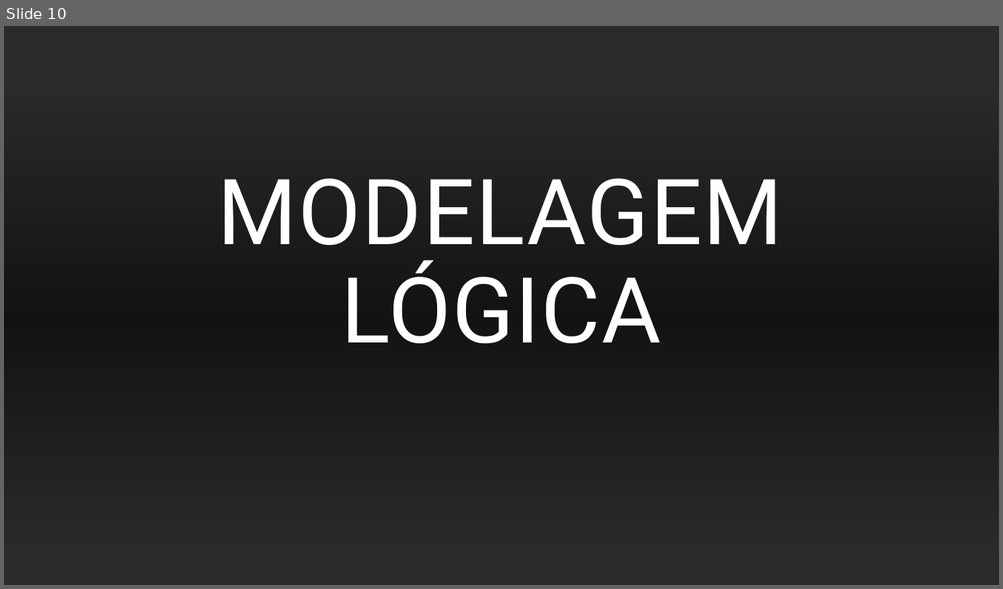
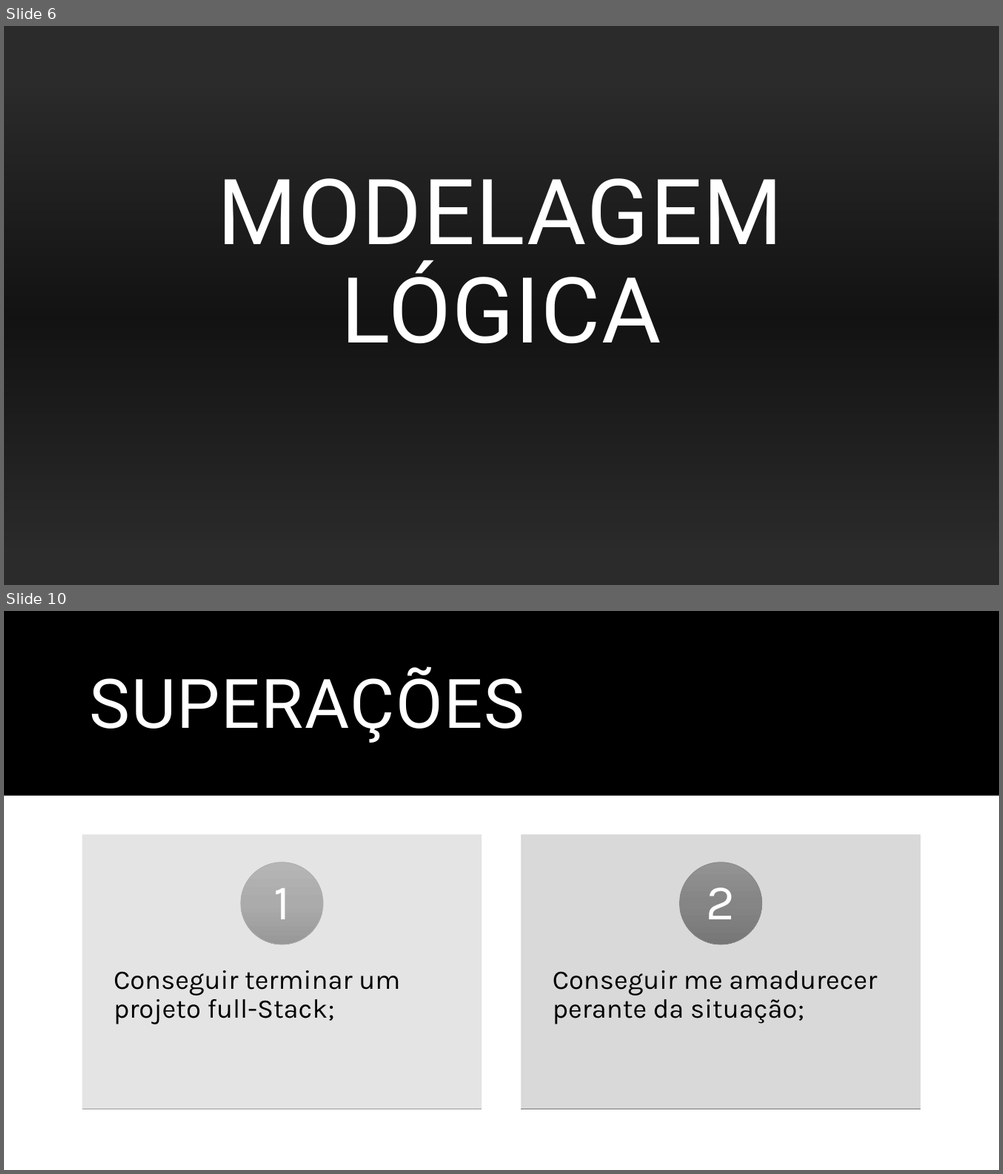
Before and after one commit to AntonioGoncalvesSousa/Projeto-Individual, a slide deck: Documentação/Documentação Proj.pptx. Shown one above the other, each under a label of ours: slide 10 before the commit, slides 6 and 10 after it; the slides between them are not shown. The pictures are 1003x589 and 1003x1174 pixels, drawn with LibreOffice and Linux fonts; fonts in the diff are those of the drawing; background and template pictures are left out; a plain dark background stands for a picture behind light text. Boxes give left, top, right and bottom in pixels: in the first picture for what was removed or moved away, otherwise in the second. Text is boxed around its words. In the diff, an @@ line names an element or a change of style, - is before the commit and + after.

Commit message:
Projeto finalizado com sucesso!

```diff
--- a/Documentação/Documentação Proj.pptx
+++ b/Documentação/Documentação Proj.pptx
@@ slide 10 added at (4,611,999,1170), background #FFFFFF @@
@@ rectangle added at (4,611,999,1170), fill #FFFFFF @@
@@ rectangle added at (4,611,999,796), fill #000000 @@
@@ title added at (90,667,524,743), 66 pt, text #FFFFFF @@
+SUPERAÇÕES
@@ group added at (82,834,920,1110): 4 rectangles, 4 texts, 2 ellipses @@
+Conseguir terminar um projeto full-Stack;
+1
+Conseguir me amadurecer perante da situação;
+2
@@ what was slide 10 is now slide 6 @@
```
Also in this commit, not shown: 2 slides changed, 4 other slides added, 7 slides removed, 2 other files.
